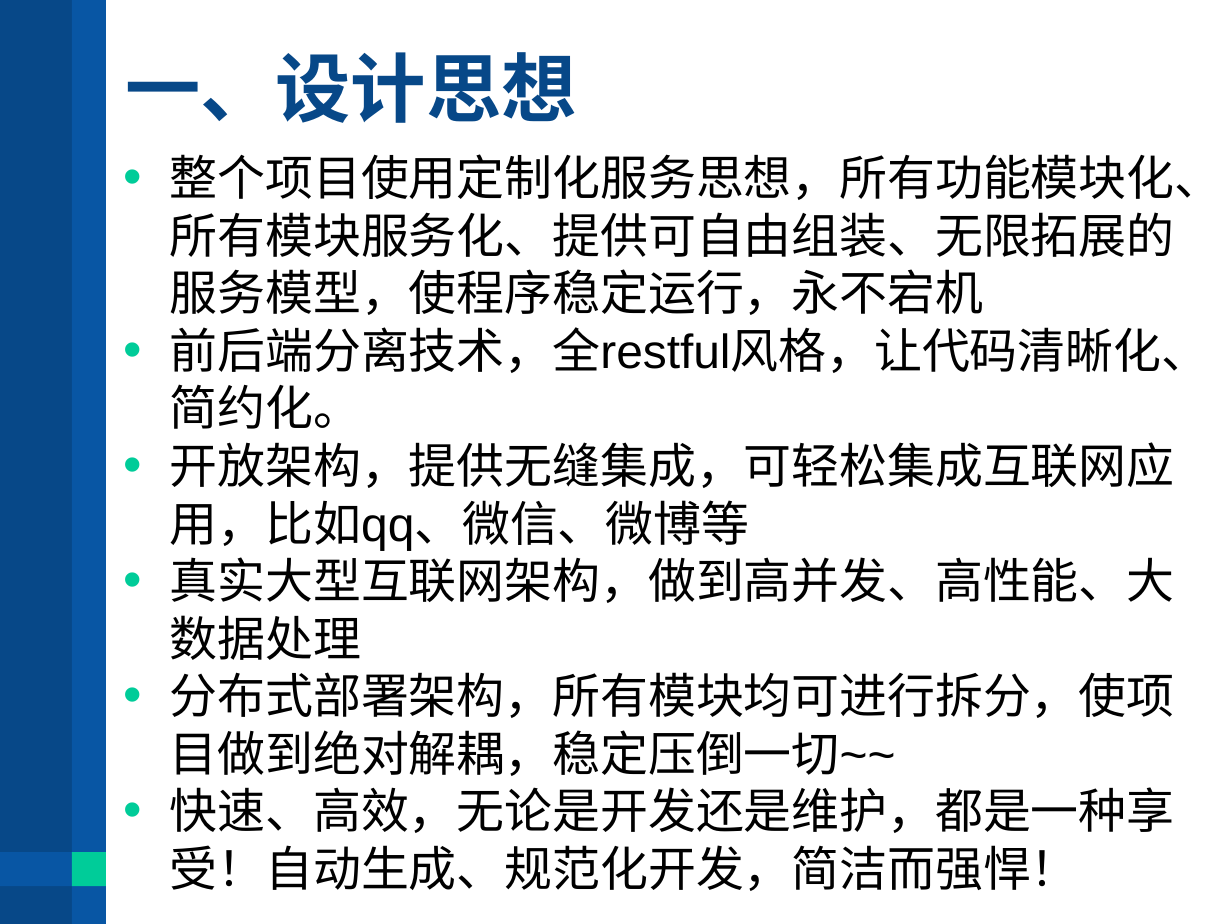
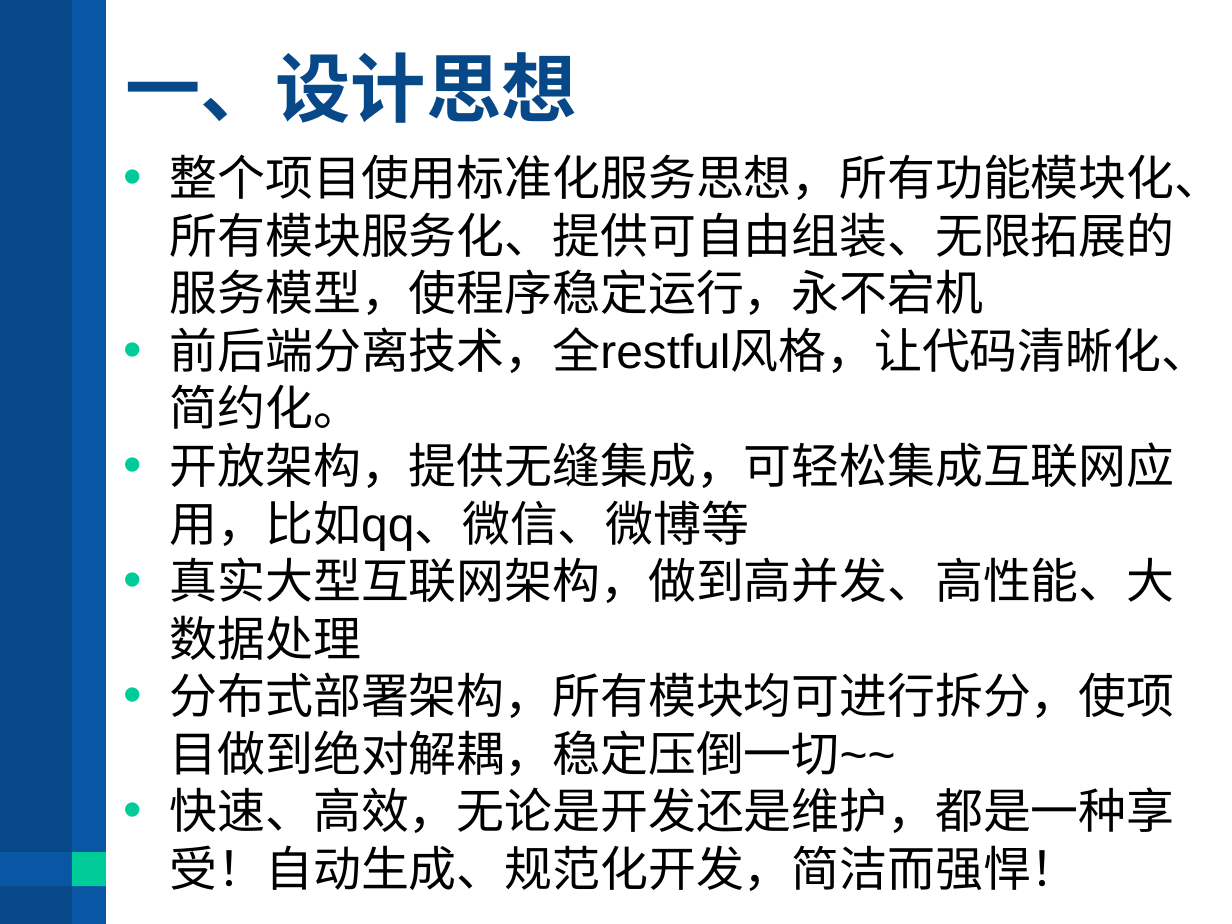
Before and after one commit to wenzi666666/zyzx, a slide deck: slide 3 of docs/j2ee快速开发框架-zhl-cloud.pptx. Drawn at 1232x924 pixels with LibreOffice and Linux fonts; fonts in the diff are those of the drawing. Boxes give left, top, right and bottom in pixels: in the first picture for what was removed or moved away, otherwise in the second. Text is boxed around its words. In the diff, an @@ line names an element or a change of style, - is before the commit and + after.

```diff
--- a/docs/j2ee快速开发框架-zhl-cloud.pptx
+++ b/docs/j2ee快速开发框架-zhl-cloud.pptx
@@ text at (x1=170, y1=154, x2=1223, y2=315): text changed @@
-• 整个项目使用定制化服务思想，所有功能模块化、所有模块服务化、提供可自由组装、无限拓展的服务模型，使程序稳定运行，永不宕机
+• 整个项目使用标准化服务思想，所有功能模块化、所有模块服务化、提供可自由组装、无限拓展的服务模型，使程序稳定运行，永不宕机
```
Also in this commit, not shown: 2 other files.
